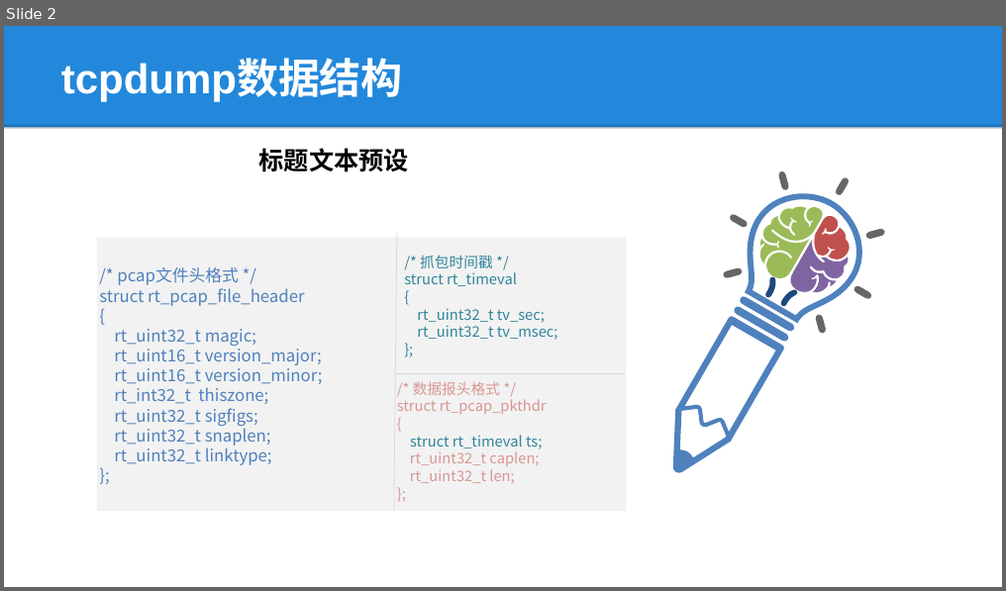
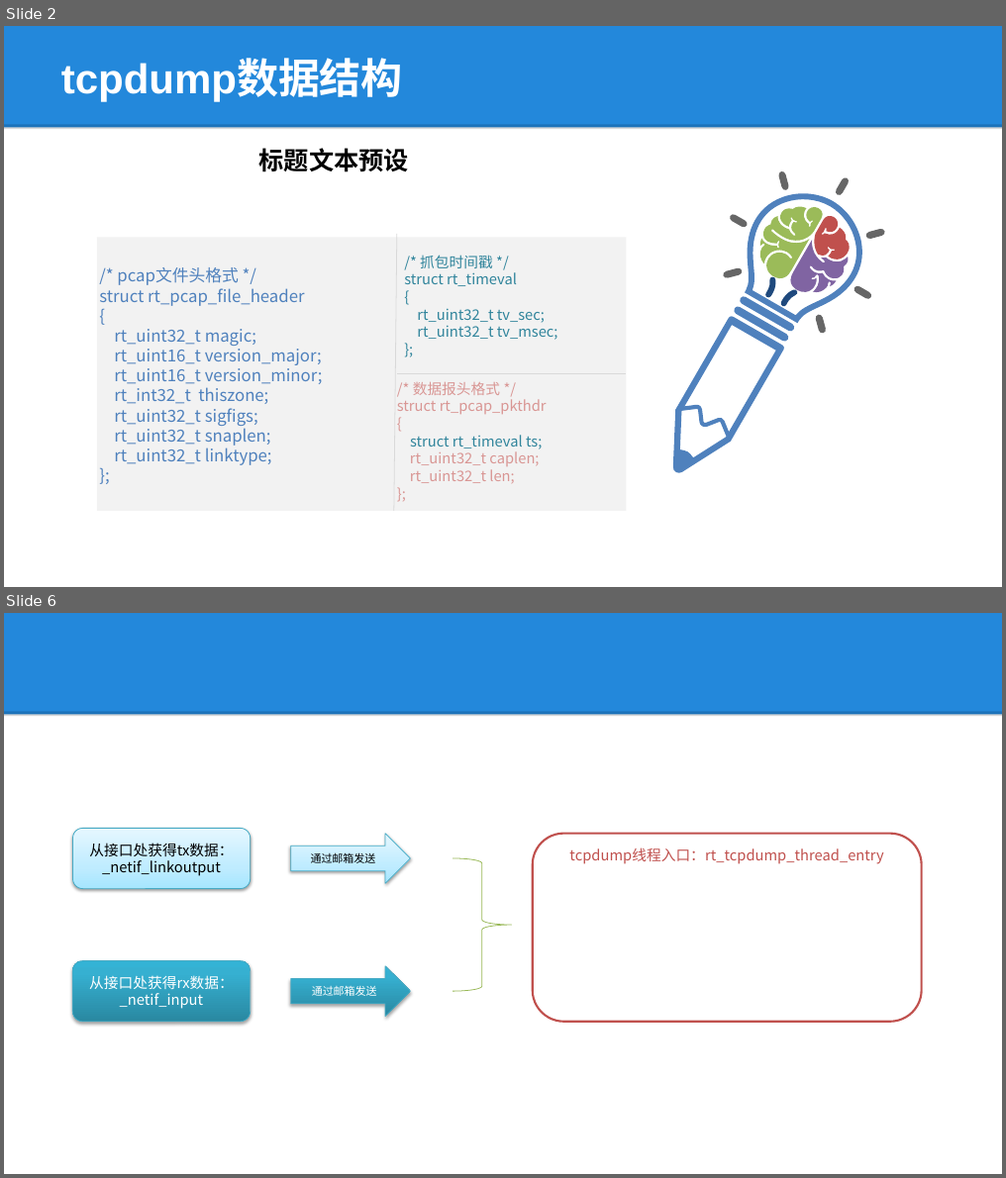
Before and after one commit to lepustse/tcpdump, a slide deck: tcpdump.pptx. Shown one above the other, each under a label of ours: slide 2 before the commit, slides 2 and 6 after it; the slides between them are not shown. The pictures are 1006x591 and 1006x1178 pixels, drawn with LibreOffice and Linux fonts; fonts in the diff are those of the drawing; background and template pictures are left out. Boxes give left, top, right and bottom in pixels: in the first picture for what was removed or moved away, otherwise in the second. Text is boxed around its words. In the diff, an @@ line names an element or a change of style, - is before the commit and + after.

```diff
--- a/tcpdump.pptx
+++ b/tcpdump.pptx
@@ slide 6 added at (4,613,1002,1174), background #FFFFFF; not listed: 2 template elements that a slide beside it also shows @@
@@ rounded rectangle added at (73,829,251,889), fill gradient #A7E6FF to #C1EDFF to #E7F8FF, outline #46AAC5 0.75 pt, 14 pt, text #000000 @@
+从接口处获得tx数据：_netif_linkoutput
@@ right arrow added at (291,834,411,884), fill gradient #A7E6FF to #C1EDFF to #E7F8FF, outline #46AAC5 0.75 pt, 10.5 pt, text #000000 @@
+通过邮箱发送
@@ rounded rectangle added at (533,834,922,1023), fill #FFFFFF, outline #C0504D 2 pt, 14 pt, text #C0504D @@
+tcpdump线程入口：rt_tcpdump_thread_entry
@@ right brace added at (452,859,512,991), outline #98B955 0.75 pt @@
@@ rounded rectangle added at (73,961,251,1022), fill gradient #2A88A2 to #37B1D2 to #34B4D6, outline #46AAC5 0.75 pt, 14 pt, text #FFFFFF @@
+从接口处获得rx数据：_netif_input
@@ right arrow added at (291,966,411,1017), fill gradient #2A88A2 to #37B1D2 to #34B4D6, outline #46AAC5 0.75 pt, 10.5 pt, text #FFFFFF @@
+通过邮箱发送
```
Also in this commit, not shown: 1 slide changed, 5 other slides added, 2 slides removed.
